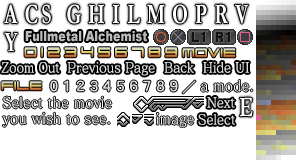
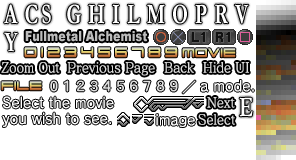
Comparing the layer stacks of the two (296, 160) images. Changes:
painted on "image" over bbox(156, 113, 195, 127)
painted on "Select the movie you wish to see." over bbox(2, 96, 114, 127)
painted on "a mode." over bbox(201, 80, 254, 92)
